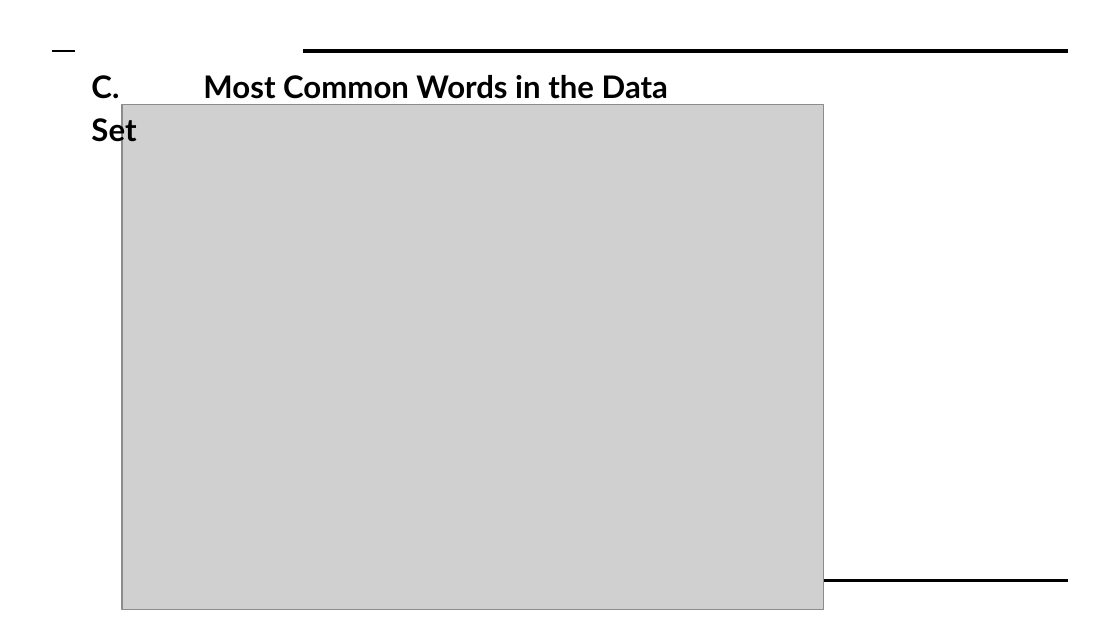
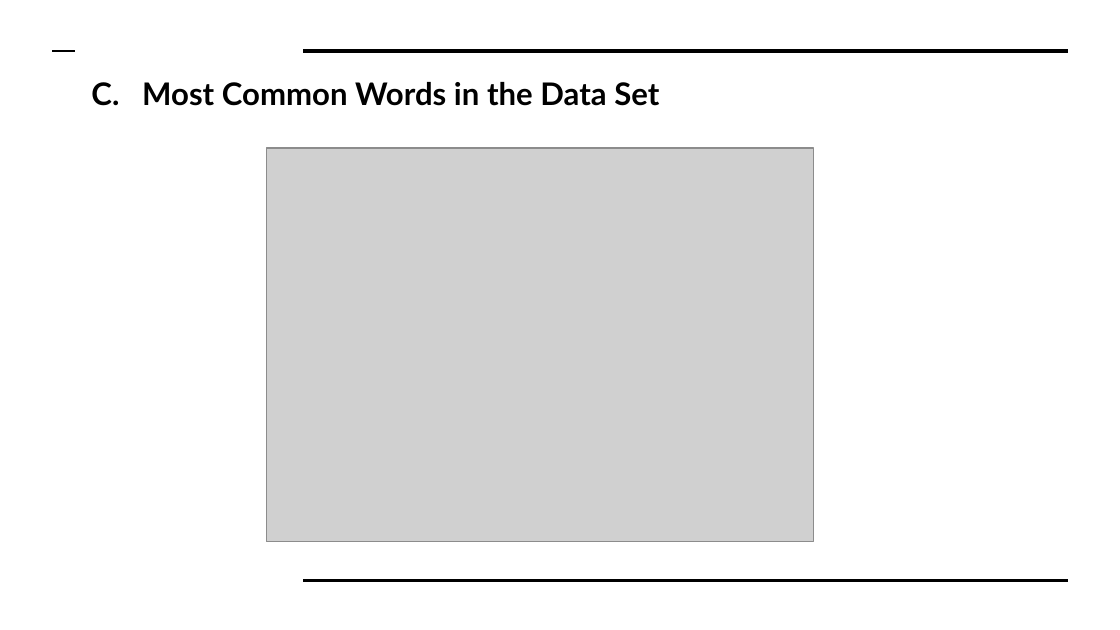
Before and after one commit to HoManLeung/Amazon-analysis, a slide deck: slide 6 of Final Project DS610.pptx. Drawn at 1120x630 pixels with LibreOffice and Linux fonts; fonts in the diff are those of the drawing; grey boxes stand for pictures. Boxes give left, top, right and bottom in pixels: in the first picture for what was removed or moved away, otherwise in the second. Text is boxed around its words. In the diff, an @@ line names an element or a change of style, - is before the commit and + after.

```diff
--- a/Final Project DS610.pptx
+++ b/Final Project DS610.pptx
@@ text "C. Most Common Words in ..." rewrapped from (91, 75, 668, 99) to (91, 82, 659, 106) @@
@@ picture: place and size @@
-picture at (122, 104, 823, 609)
+picture at (267, 148, 814, 542)
```
Also in this commit, not shown: 5 other slides changed, 7 slides added, 1 slide removed.
